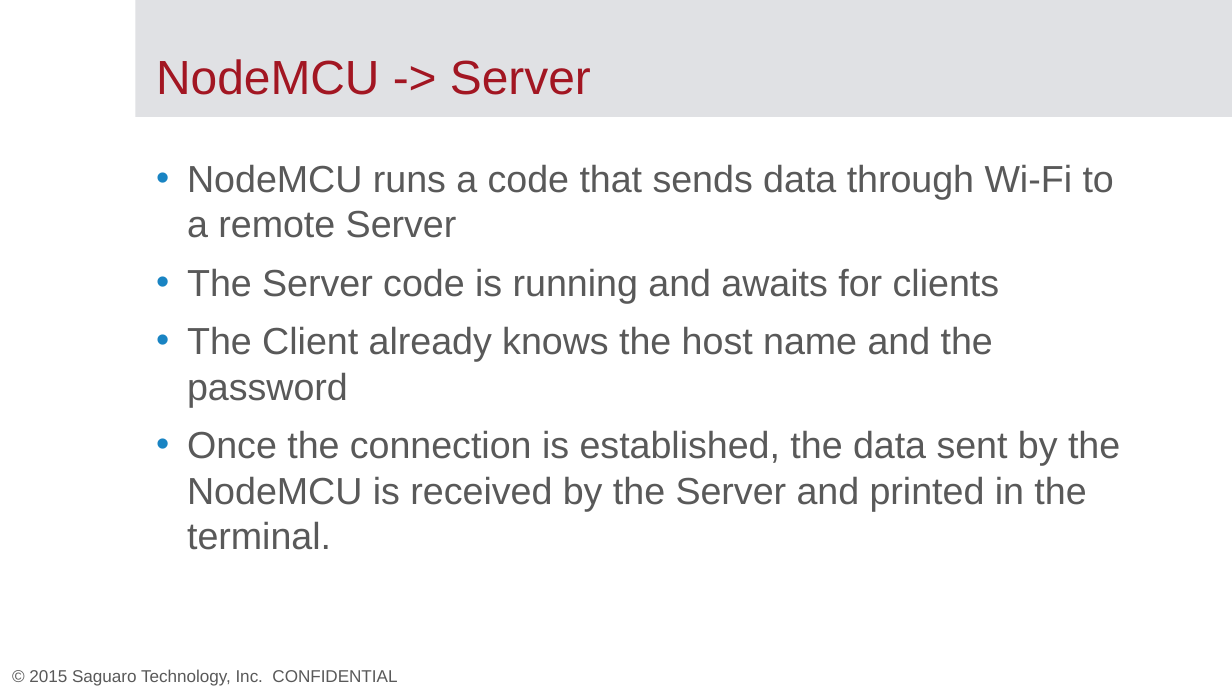
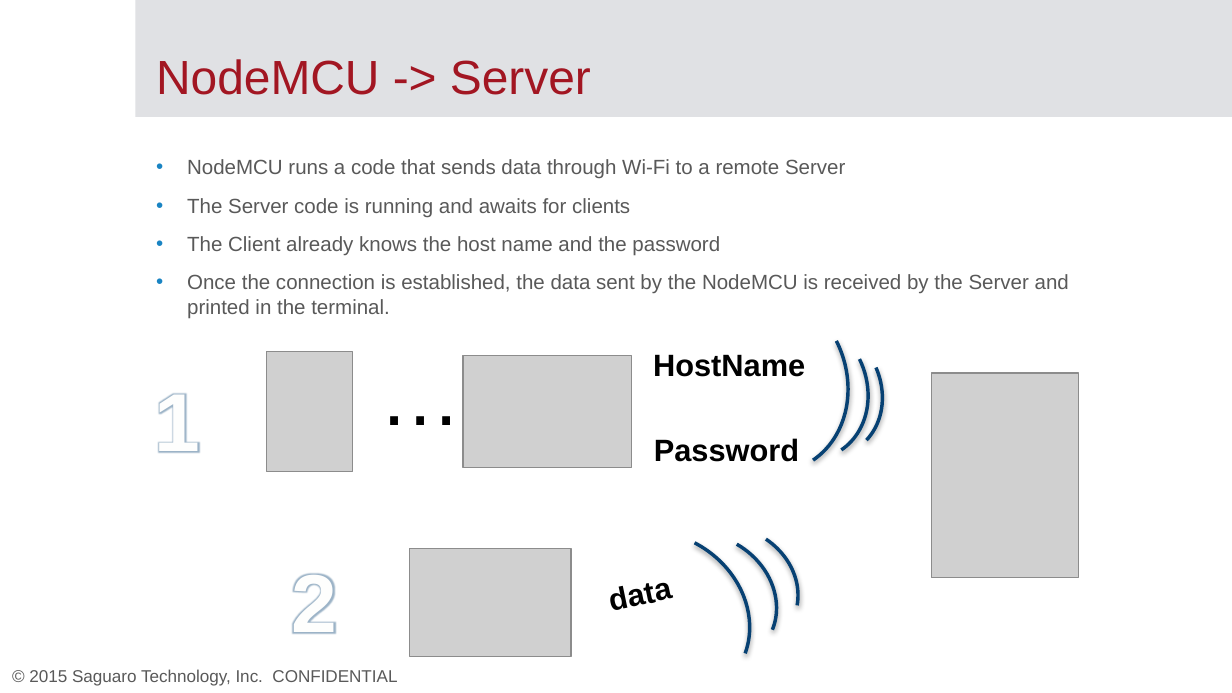
Before and after one commit to mememihnea/LicentaCod, a slide deck: slide 11 of Documentatie/Template.pptx. Drawn at 1232x693 pixels with LibreOffice and Linux fonts; fonts in the diff are those of the drawing; grey boxes stand for pictures; background and template pictures are left out. Boxes give left, top, right and bottom in pixels: in the first picture for what was removed or moved away, otherwise in the second. Text is boxed around its words. In the diff, an @@ line names an element or a change of style, - is before the commit and + after.

```diff
--- a/Documentatie/Template.pptx
+++ b/Documentatie/Template.pptx
@@ text "NodeMCU runs a code that ..." at (187,159,1069,319): size 22 to 12 pt @@
@@ arc (boxed as its full ellipse) added at (642,254,880,503), outline #074173 2 pt @@
@@ arc (boxed as its full ellipse) added at (712,293,892,483), outline #074173 2 pt @@
@@ arc (boxed as its full ellipse) added at (718,290,911,486), outline #074173 2 pt @@
@@ picture added at (266,351,352,472) @@
@@ text added at (367,338,490,450), 48 pt, text #000000 @@
+…
@@ picture added at (463,356,632,468) @@
@@ text added at (653,354,805,377), 18 pt, text #000000, bold @@
+HostName
@@ picture added at (931,373,1078,578) @@
@@ text added at (155,393,201,453), 48 pt, text #FEFEFE, bold @@
+1
@@ text added at (654,438,799,462), 18 pt, text #000000, bold @@
+Password
@@ arc (boxed as its full ellipse) added at (531,498,781,693), outline #074173 2 pt @@
@@ arc (boxed as its full ellipse) added at (609,508,801,692), outline #074173 2 pt @@
@@ arc (boxed as its full ellipse) added at (634,506,815,674), outline #074173 2 pt @@
@@ picture added at (409,549,570,657) @@
@@ text added at (291,573,337,634), 48 pt, text #FEFEFE, bold @@
+2
@@ text added at (611,582,673,610), 18 pt, text #000000, bold @@
+data
```
Also in this commit, not shown: 5 other slides changed, 1 slide removed.
